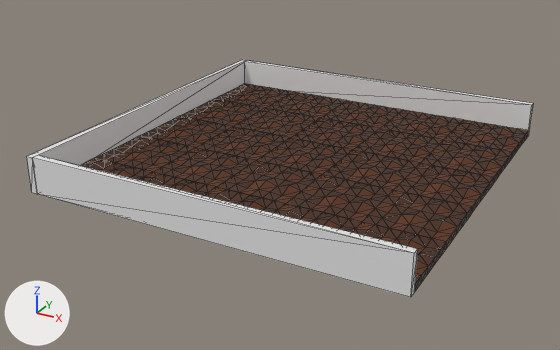
The COLLADA model assets/models/level/Harvest_Room.dae as it was, and as the next commit left it.
Rendered twice from a camera (50 mm lens) standing at (9.05, -17.94, 8.29) and looking at (-0.47, -0.64, -0.36). The lights are fixed; the arrows at lower left show +X, +Y and +Z. Mesh edges are drawn as thin lines. Where no turn or scale is listed for an object, it has been applied to the vertices.

In view in the first picture: 'dirt10', 'dirt13', 'dirt14', 'dirt15', 'dirt16', 'dirt17', 'dirt18', 'dirt19', 'dirt20', 'wall1', 'wall2', 'wall3'.
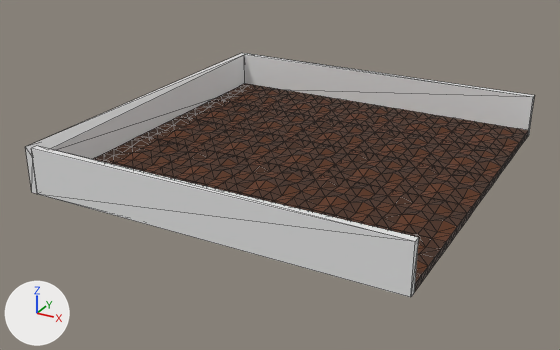
Commit message: harvest room walls level with living room

Where the change shows, as pixel boxes (x1, y1, x2, y2) in the pictures (560 x 350 px; the box of a moved part takes in the faces that stretch with it):
'wall2', mesh rescaled (6% taller): before (32, 155, 418, 297); after (31, 146, 419, 297)
'wall1', mesh rescaled (8% taller): before (245, 60, 533, 135); after (244, 54, 535, 135)
part 1 of me_cube_003, moved or reshaped: before (27, 60, 247, 170); after (25, 53, 246, 170)
'dirt24', unchanged, covered by the edit: before (275, 204, 361, 232); after (285, 204, 361, 223)
'dirt23', unchanged, covered by the edit: before (204, 187, 286, 213); after (215, 187, 286, 205)

The edits, one by one:
me_cube_003 has 8 vertices, 12 faces and spans x -0.1..0.1, y -5.19..5.19, z -0.5..0.5.
me_cube_003 is used by ob_wall3; location (-5.11, 0.0, 0.4).
Verts and faces of me_cube_003; kept vertices keep their numbers, new ones are numbered from 8.
Before the commit, vertices of me_cube_003: 1 (-0.1, 5.19, 0.5) at pixel (242, 59), 2 (0.1, 5.19, -0.5), 3 (0.1, 5.19, 0.5) at pixel (247, 60), 5 (-0.1, -5.19, 0.5) at pixel (26, 156), 6 (0.1, -5.19, -0.5) at pixel (37, 194).
Before the commit, vertices of me_cube_003: 7 (0.1, -5.19, 0.5) at pixel (32, 157).
Part 1, on me_cube_003:
Faces deleted: (2, 3, 6), (3, 7, 6).
Vertices 1, 3, 5 move by (0.0, 0.0, 0.25).
New faces: (2, 7, 6), (2, 3, 7).
me_cube_002 has 8 vertices, 12 faces and spans x -5.0..5.0, y -0.1..0.1, z -0.5..0.5.
me_cube_002 is used by ob_wall2; location (-0.01, -5.1, 0.4).
me_cube_002 part 2: the whole mesh is scaled about its middle by (1, 1, 1.25), then moved by (0.0, 0.0, 0.12).
me_cube_001 has 8 vertices, 12 faces and spans x -5.0..5.0, y -0.1..0.1, z -0.5..0.5.
me_cube_001 is used by ob_wall1; location (-0.01, 5.1, 0.4).
me_cube_001 part 3: the whole mesh is scaled about its middle by (1, 1, 1.25), then moved by (0.0, 0.0, 0.12).
